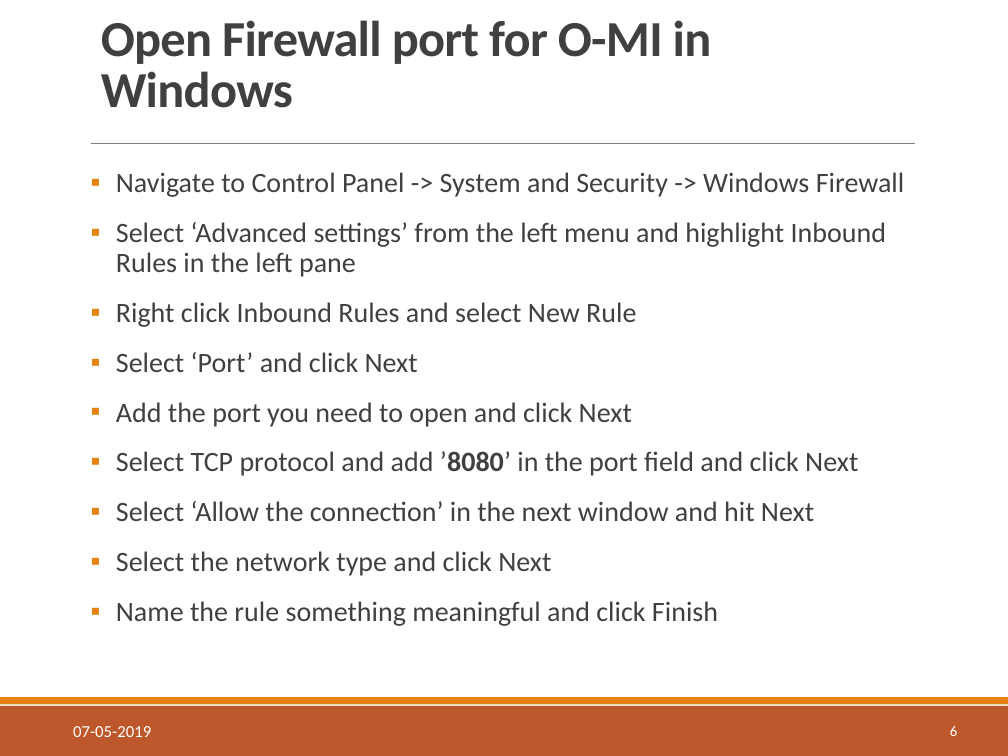
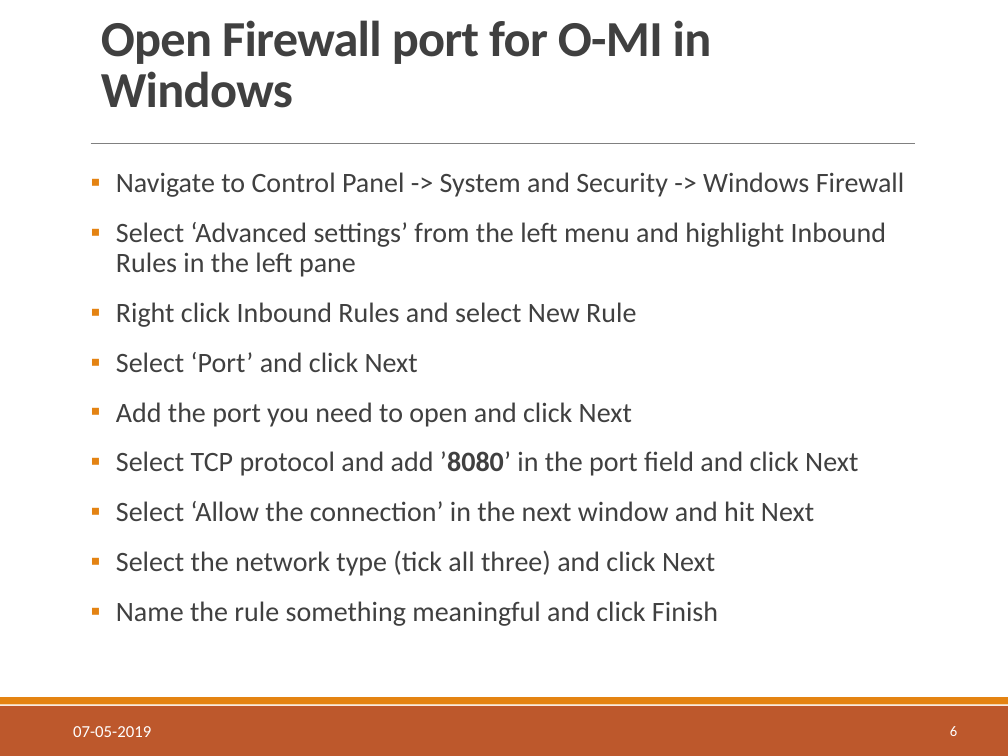
Before and after one commit to AaltoAsia/SoS-Scripts, a slide deck: slide 6 of sos-tutorial.pptx. Drawn at 1008x756 pixels with LibreOffice and Linux fonts; fonts in the diff are those of the drawing; background and template pictures are left out. Boxes give left, top, right and bottom in pixels: in the first picture for what was removed or moved away, otherwise in the second. Text is boxed around its words. In the diff, an @@ line names an element or a change of style, - is before the commit and + after.

```diff
--- a/sos-tutorial.pptx
+++ b/sos-tutorial.pptx
@@ text at box(116, 551, 715, 576): text changed @@
-▪ Select the network type and click Next
+▪ Select the network type (tick all three) and click Next
```
Also in this commit, not shown: 4 other slides changed, 1 other file.
